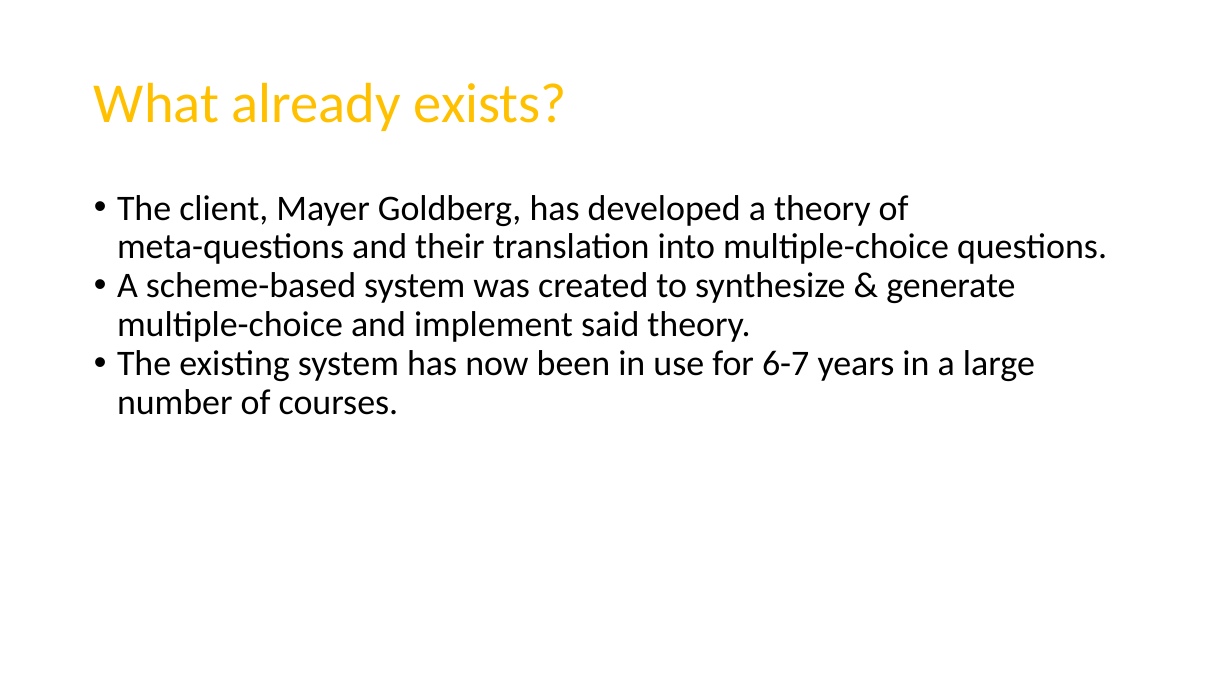
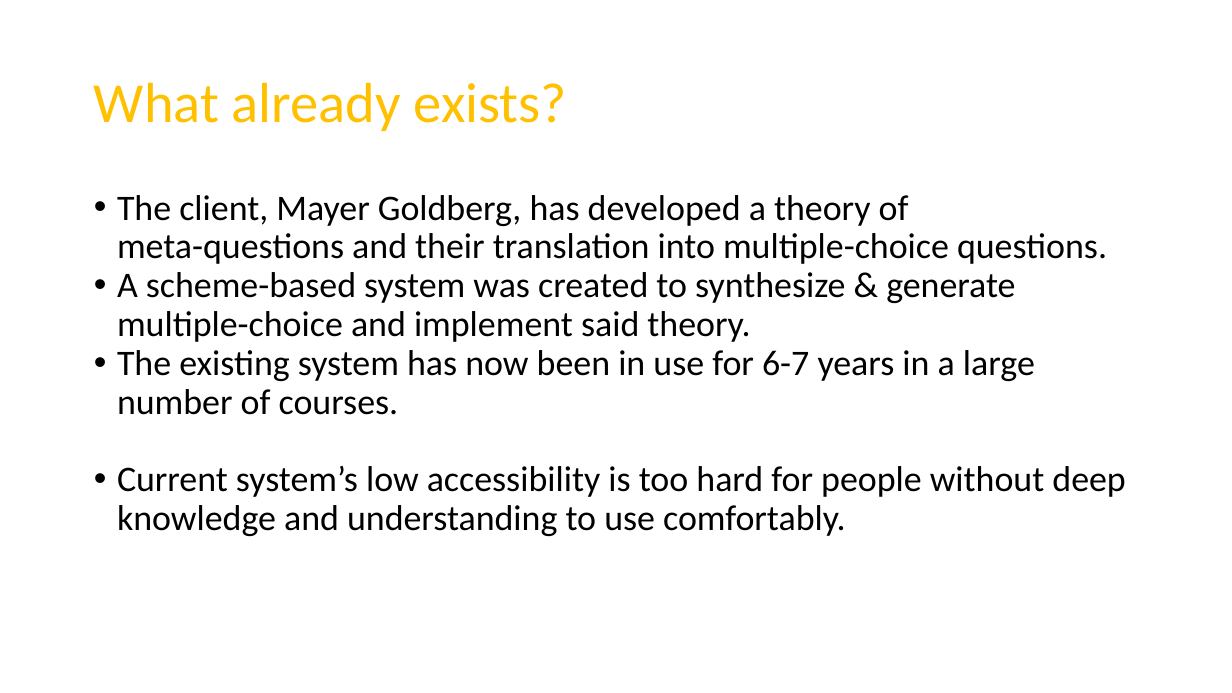
Before and after one commit to RoiTief/Exam-Management-System, a slide deck: slide 5 of docs/Exam Management System - PROPOSAL.pptx. Drawn at 1232x693 pixels with LibreOffice and Linux fonts; fonts in the diff are those of the drawing. Boxes give left, top, right and bottom in pixels: in the first picture for what was removed or moved away, otherwise in the second. Text is boxed around its words. In the diff, an @@ line names an element or a change of style, - is before the commit and + after.

```diff
--- a/docs/Exam Management System - PROPOSAL.pptx
+++ b/docs/Exam Management System - PROPOSAL.pptx
@@ text at [117, 466, 1125, 536]: paragraph added @@
+• Current system’s low accessibility is too hard for people without deep knowledge and understanding to use comfortably.
```
Also in this commit, not shown: 3 other slides changed, 1 other file.
